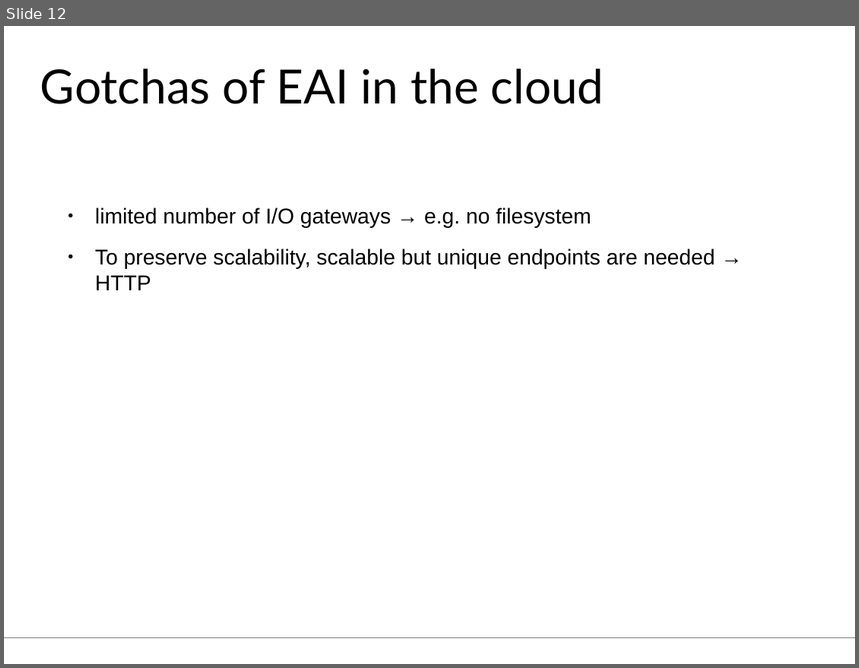
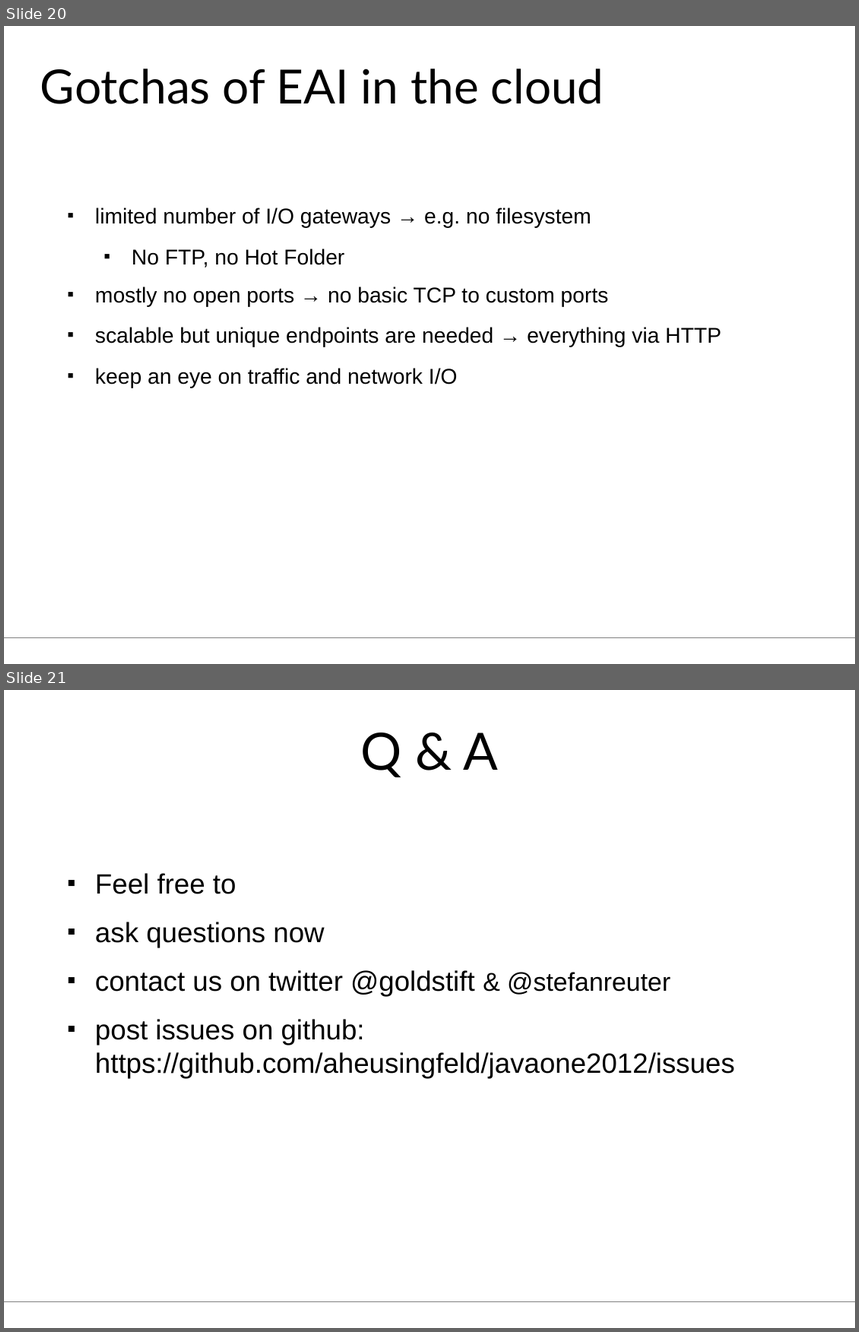
Before and after one commit to aheusingfeld/javaone2012, a slide deck: slides/eai-slides.odp. Shown one above the other, each under a label of ours: slide 12 before the commit, slides 20 and 21 after it. The pictures are 859x668 and 859x1332 pixels, drawn with LibreOffice and Linux fonts; fonts in the diff are those of the drawing. Boxes give left, top, right and bottom in pixels: in the first picture for what was removed or moved away, otherwise in the second. Text is boxed around its words. In the diff, an @@ line names an element or a change of style, - is before the commit and + after.

```diff
--- a/slides/eai-slides.odp
+++ b/slides/eai-slides.odp
@@ slide 21 added at <box>4,690,855,1328</box>, background #FFFFFF; not listed: 1 template element that a slide beside it also shows @@
@@ title added at <box>361,733,498,777</box>, 48 pt, text #000000 @@
+Q & A
@@ text added at <box>95,873,735,1079</box>, 26 pt, text #000000 @@
+■ Feel free to
+■ ask questions now
+■ contact us on twitter @goldstift & @stefanreuter
+■ post issues on github: https://github.com/aheusingfeld/javaone2012/issues
@@ what was slide 12 is now slide 20 @@
@@ slide 20 changed as well @@
@@ text at <box>95,249,721,389</box>: text changed @@
-● To preserve scalability, scalable but unique endpoints are needed → HTTP
+  ■ No FTP, no Hot Folder
+■ mostly no open ports → no basic TCP to custom ports
+■ scalable but unique endpoints are needed → everything via HTTP
+■ keep an eye on traffic and network I/O
```
Also in this commit, not shown: 12 other slides changed, 8 other slides added, 1 slide removed, 1 other file.
